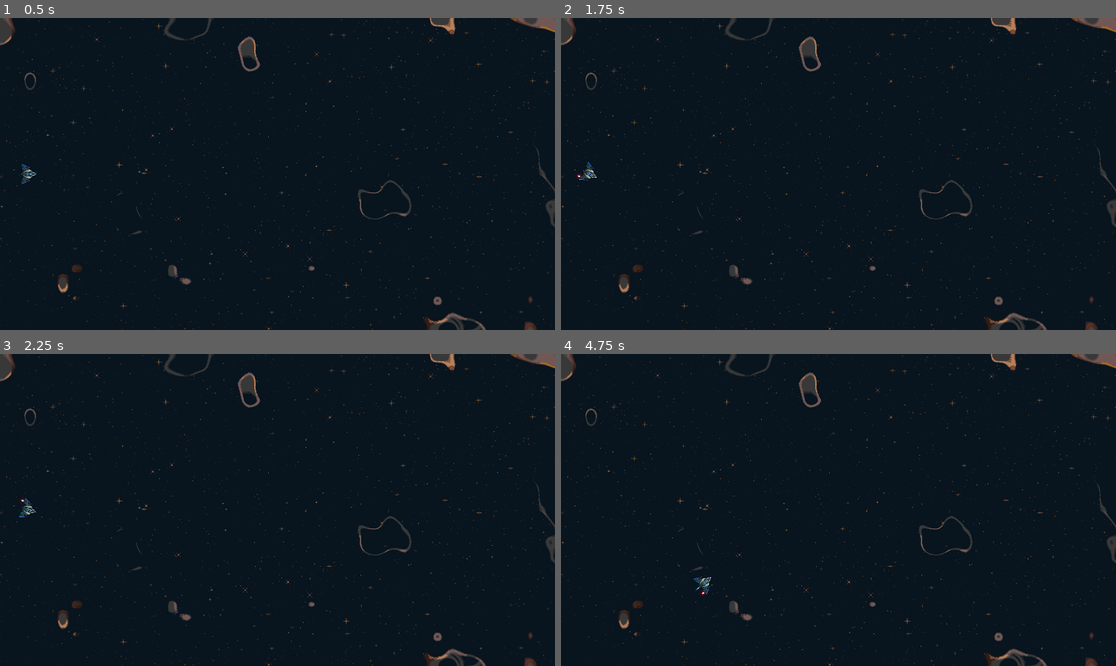
Above: before the commit, frames 1-4 (two rows, left to right).
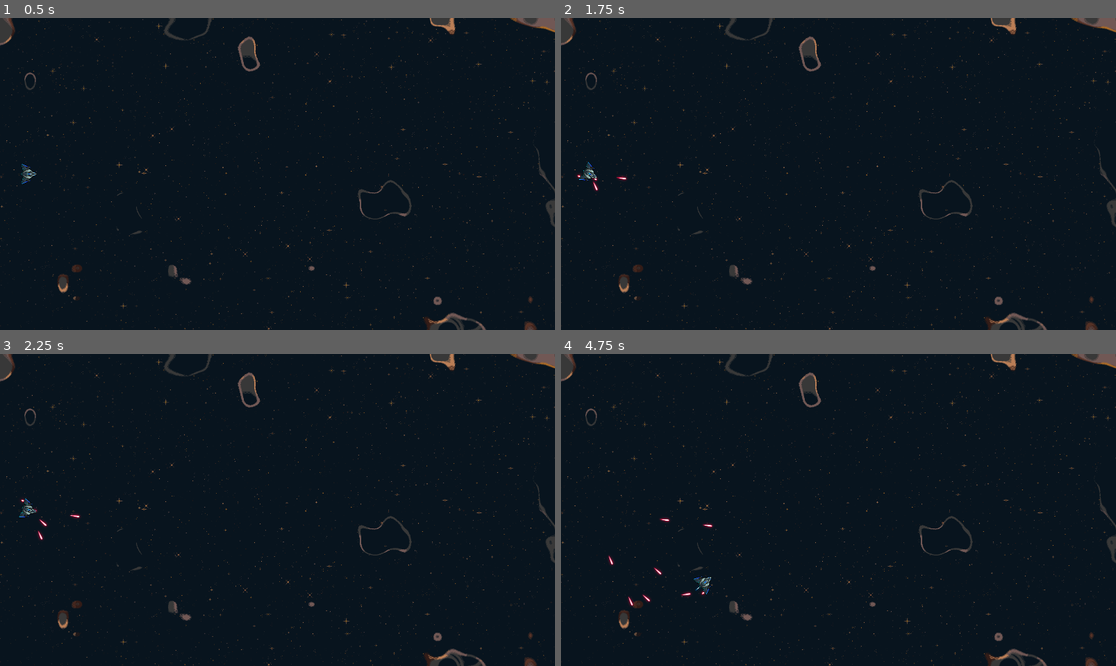
Above: after the commit, the same moments.

Repository: JaroslavZmolik/untitled-space-game
Game: Godot game, scene res://main.tscn
Two runs of this game, one before a commit and one after it. Both use one fixed random seed, a clock stepped at 60 frames per second and the inputs below.
Inputs:
- Up to frame 1 (0.5 s): no input
- Up to frame 2 (1.75 s): tap Enter at 0.5 s; hold Right (turn_right) 0.53-1.28 s; tap Space (shoot_laser) at 0.6, 1.25, 1.55 s; hold Left (turn_left) from 1.28 s (still down); tap Down (decelerate) at 1.35 s
- Up to frame 3 (2.25 s): release Left (turn_left) at 2.03 s; hold Right (turn_right) from 2.03 s (still down); tap Space (shoot_laser) at 2.1 s
- Up to frame 4 (4.75 s): tap Enter at 2.75 s; release Right (turn_right) at 2.78 s; hold Up (accelerate) 2.78-3.53 s; tap Space (shoot_laser) at 2.85, 3.8, 4.35 s; hold Down (decelerate) 3.53-4.28 s; hold Left (turn_left) from 3.53 s (still down)

Frame 1 is identical in both runs. In frame 2, less than 0.1% of the frame differs, in the area x 5-12%, y 50-56%; in frame 3, less than 0.1%; in frame 4, 0.2%, in the area x 8-28%, y 52-81%.

Commit message:
Added crude ability to shoot

Diff:
--- /dev/null
+++ b/laser.gd
@@ -0,0 +1,19 @@
+extends Area2D
+
+var _current_speed = 100;
+var _screen_size : Vector2
+
+# Called when the node enters the scene tree for the first time.
+func _ready():
+	_screen_size = get_viewport_rect().size
+
+
+# Called every frame. 'delta' is the elapsed time since the previous frame.
+func _process(delta):
+	var velocity := Vector2.from_angle(rotation - (PI / 2))
+	velocity = velocity.normalized() * _current_speed if velocity.length() > 0 else velocity
+	position += velocity * delta
+	if position.x > _screen_size.x or position.x < 0:
+		queue_free()
+	elif position.y > _screen_size.y or position.y < 0:
+		queue_free()
--- a/laser.tscn
+++ b/laser.tscn
@@ -1,18 +1,20 @@
-[gd_scene load_steps=3 format=3 uid="uid://dnrx4e1pxuptn"]
+[gd_scene load_steps=4 format=3 uid="uid://dnrx4e1pxuptn"]
 
 [ext_resource type="Texture2D" uid="uid://mvvb2mgi5ufa" path="res://art/lasers/14.png" id="1_jeeu1"]
+[ext_resource type="Script" path="res://laser.gd" id="1_s68pk"]
 
 [sub_resource type="CapsuleShape2D" id="CapsuleShape2D_ksxue"]
 radius = 3.0
-height = 32.0
+height = 34.0
 
 [node name="Laser" type="Area2D"]
+script = ExtResource("1_s68pk")
 
 [node name="Sprite2D" type="Sprite2D" parent="."]
+rotation = -1.5708
 scale = Vector2(0.2, 0.2)
 texture = ExtResource("1_jeeu1")
 
 [node name="CollisionShape2D" type="CollisionShape2D" parent="."]
-position = Vector2(-2, 0)
-rotation = 1.5708
+position = Vector2(0, 3)
 shape = SubResource("CapsuleShape2D_ksxue")
--- /dev/null
+++ b/main.gd
@@ -0,0 +1,19 @@
+extends Node
+
+@export var laser_scene: PackedScene
+
+# Called when the node enters the scene tree for the first time.
+func _ready():
+	pass # Replace with function body.
+
+
+# Called every frame. 'delta' is the elapsed time since the previous frame.
+func _process(delta):
+	pass
+
+
+func _on_player_shot_laser():
+	var laser = laser_scene.instantiate()
+	laser.position = $Player.position
+	laser.rotation = $Player.rotation
+	$Lasers.add_child(laser)
--- a/main.tscn
+++ b/main.tscn
@@ -1,15 +1,23 @@
-[gd_scene load_steps=3 format=3 uid="uid://ccv8kmah2uly4"]
+[gd_scene load_steps=5 format=3 uid="uid://ccv8kmah2uly4"]
 
 [ext_resource type="PackedScene" uid="uid://ccfltpvdy36o1" path="res://player.tscn" id="1_jcg64"]
 [ext_resource type="Texture2D" uid="uid://c3m5v3v4o2kpn" path="res://art/space/background.png" id="1_ucqf1"]
+[ext_resource type="Script" path="res://main.gd" id="1_v6it5"]
+[ext_resource type="PackedScene" uid="uid://dnrx4e1pxuptn" path="res://laser.tscn" id="3_24pnl"]
 
 [node name="Main" type="Node"]
+script = ExtResource("1_v6it5")
+laser_scene = ExtResource("3_24pnl")
 
 [node name="Sprite2D" type="Sprite2D" parent="."]
 texture = ExtResource("1_ucqf1")
 centered = false
 
+[node name="Lasers" type="Node" parent="."]
+
 [node name="Player" parent="." instance=ExtResource("1_jcg64")]
 position = Vector2(100, 540)
 rotation = 1.5708
 scale = Vector2(0.6, 0.6)
+
+[connection signal="shot_laser" from="Player" to="." method="_on_player_shot_laser"]
--- a/player.gd
+++ b/player.gd
@@ -1,5 +1,6 @@
 extends Area2D
 
+signal shot_laser
 
 var _rotation_speed := PI / 120.0
 var _max_speed := 400.0
@@ -20,6 +21,7 @@
 	_rotate()
 	_setCurrentSpeed()
 	_setPosition(delta)
+	_handleFire()
 
 
 func _rotate():
@@ -53,3 +55,8 @@
 	position += velocity * delta
 	position.x = clamp(position.x, 0, _screen_size.x)
 	position.y = clamp(position.y, 0, _screen_size.y)
+
+
+func _handleFire():
+	if Input.is_action_just_pressed("shoot_laser"):
+		shot_laser.emit()
